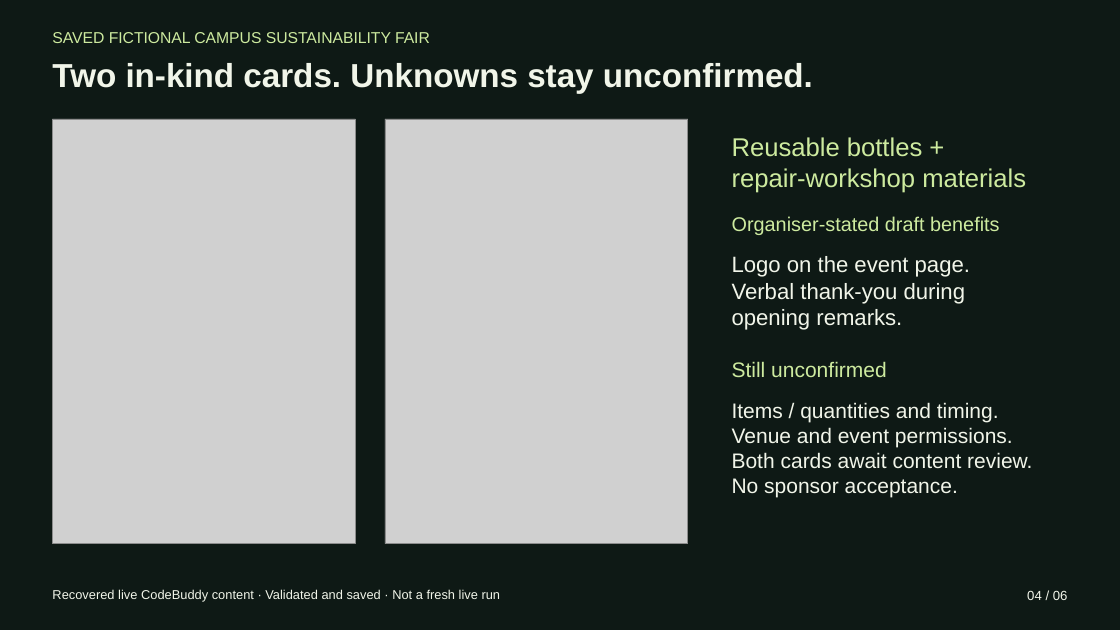
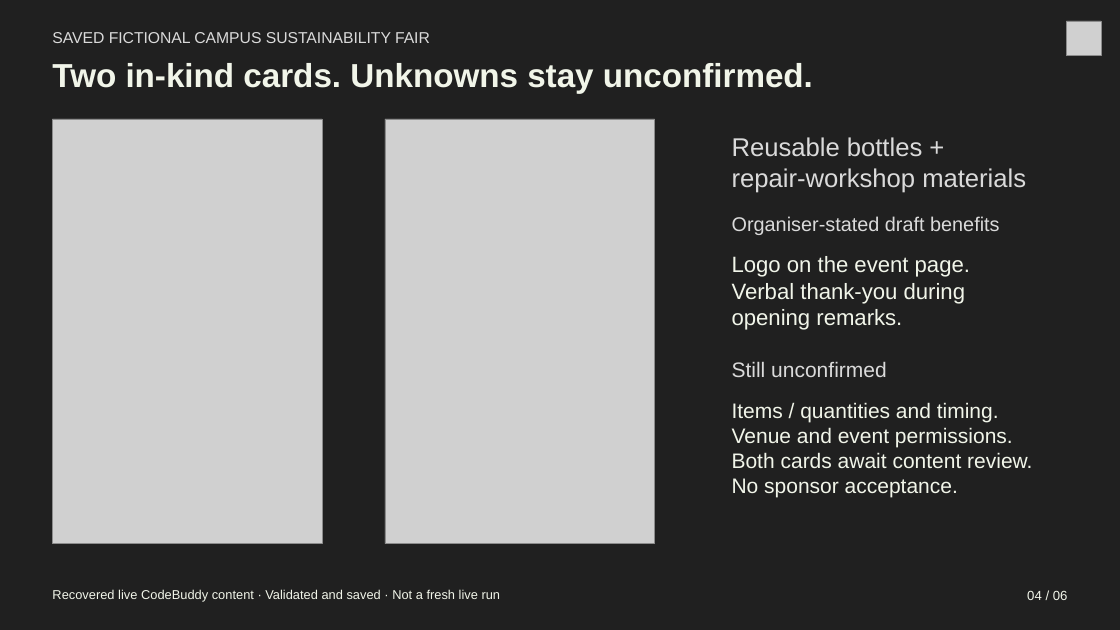
Before and after one commit to ryuhanbin/sponsorbridge-hackathon, a slide deck: slide 4 of slides/SponsorBridge-pitch.pptx. Drawn at 1120x630 pixels with LibreOffice and Linux fonts; fonts in the diff are those of the drawing; grey boxes stand for pictures. Boxes give left, top, right and bottom in pixels: in the first picture for what was removed or moved away, otherwise in the second. Text is boxed around its words. In the diff, an @@ line names an element or a change of style, - is before the commit and + after.

Commit message:
Add fictional business marketplace preview

```diff
--- a/slides/SponsorBridge-pitch.pptx
+++ b/slides/SponsorBridge-pitch.pptx
@@ rectangle at bbox=[0, 0, 1120, 630]: fill #0E1915 to #202020 @@
@@ picture added at bbox=[1066, 21, 1102, 56] @@
@@ picture: place and size @@
-picture at bbox=[52, 119, 355, 544]
+picture at bbox=[52, 119, 322, 544]
@@ picture: place and size @@
-picture at bbox=[385, 119, 688, 544]
+picture at bbox=[385, 119, 655, 544]
@@ text colour #CDEA9F to #DADADA in 4 elements at bbox=[52, 32, 430, 43], bbox=[732, 137, 1026, 193], bbox=[732, 216, 1000, 235], bbox=[732, 362, 887, 377] @@
```
Also in this commit, not shown: 5 other slides changed, 15 other files.
